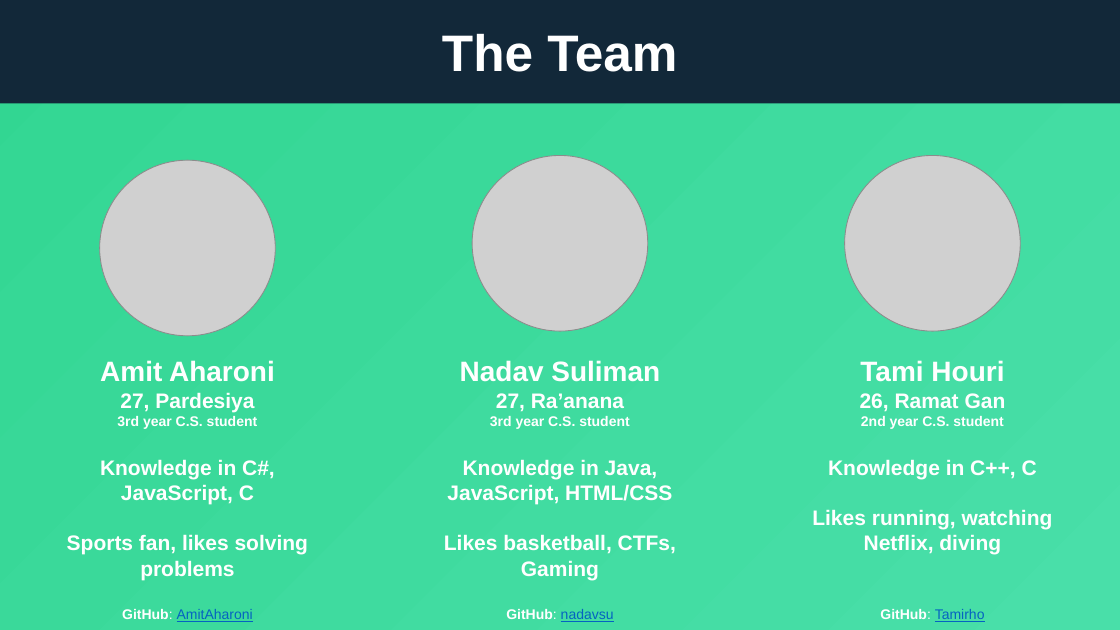
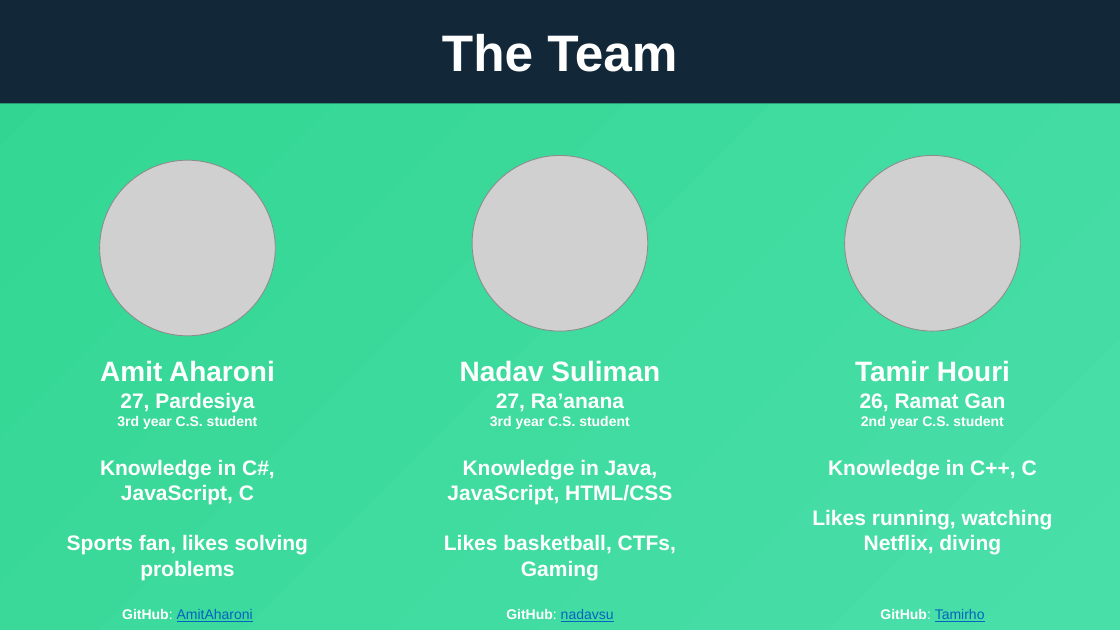
Before and after one commit to redhat-beyond/roo.me, a slide deck: slide 2 of resources/documents/Demos/DEMO4 - Final Presentation.pptx. Drawn at 1120x630 pixels with LibreOffice and Linux fonts; fonts in the diff are those of the drawing; grey boxes stand for pictures. Boxes give left, top, right and bottom in pixels: in the first picture for what was removed or moved away, otherwise in the second. Text is boxed around its words. In the diff, an @@ line names an element or a change of style, - is before the commit and + after.

Commit message:
Fix a typo in DEMO 4 presentaion

```diff
--- a/resources/documents/Demos/DEMO4 - Final Presentation.pptx
+++ b/resources/documents/Demos/DEMO4 - Final Presentation.pptx
@@ text at [855, 360, 1010, 382]: text changed @@
-Tami Houri
+Tamir Houri
```
